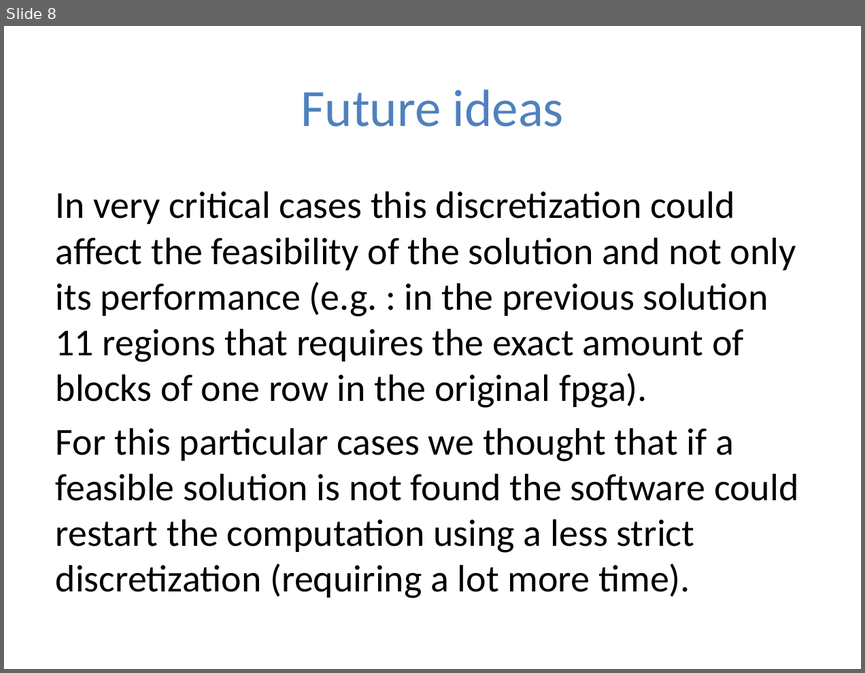
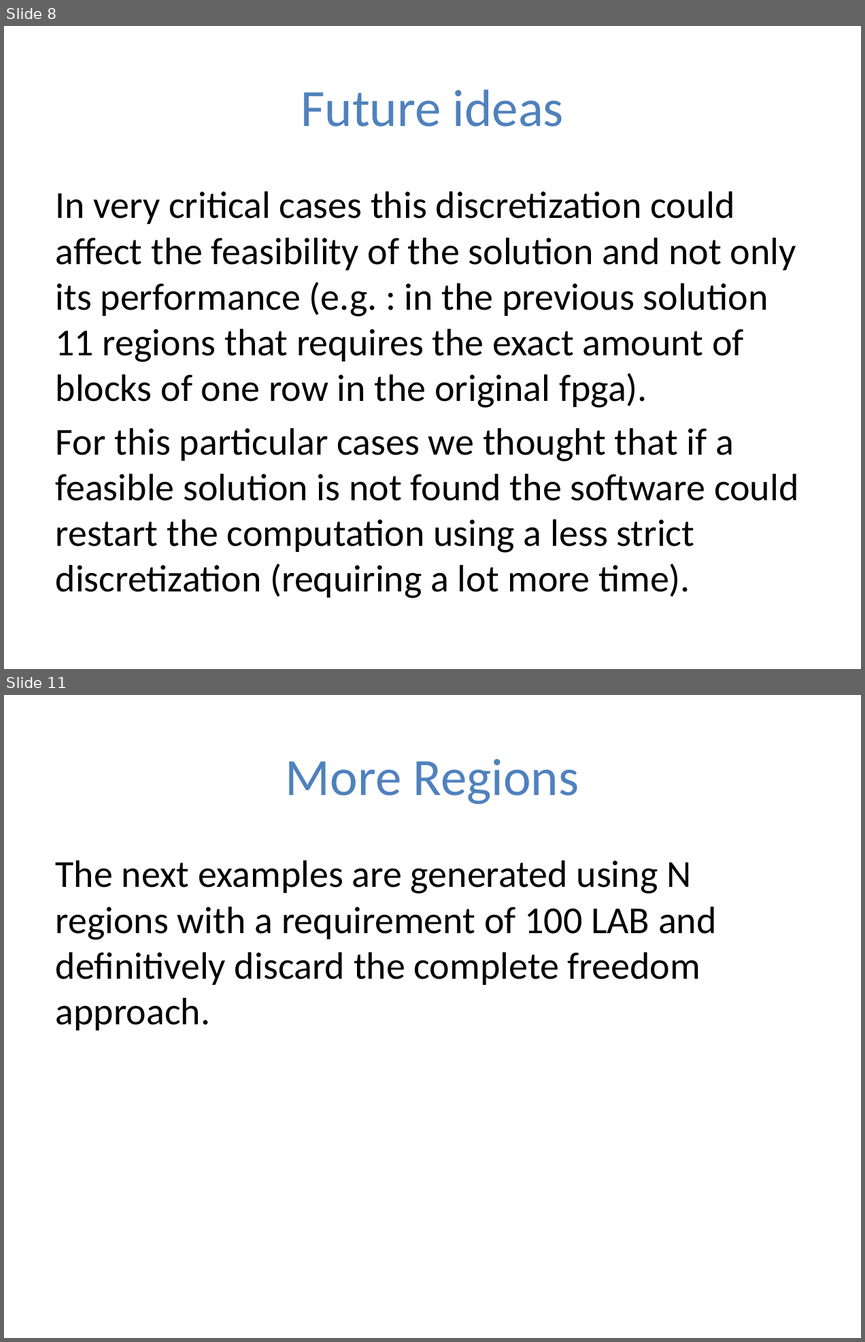
Before and after one commit to andreino7/FloorPlacer, a slide deck: ResultPresentation.pptx. Shown one above the other, each under a label of ours: slide 8 before the commit, slides 8 and 11 after it; the slides between them are not shown. The pictures are 865x673 and 865x1342 pixels, drawn with LibreOffice and Linux fonts; fonts in the diff are those of the drawing. Boxes give left, top, right and bottom in pixels: in the first picture for what was removed or moved away, otherwise in the second. Text is boxed around its words. In the diff, an @@ line names an element or a change of style, - is before the commit and + after.

```diff
--- a/ResultPresentation.pptx
+++ b/ResultPresentation.pptx
@@ slide 11 added at box(4, 695, 861, 1338), background #FFFFFF @@
@@ title added at box(286, 759, 579, 804), 44 pt, text #4F81BD @@
+More Regions
@@ text added at box(56, 860, 717, 1030), 32 pt, text #000000 @@
+The next examples are generated using N regions with a requirement of 100 LAB and definitively discard the complete freedom approach.
```
Also in this commit, not shown: 3 other slides added, 1 slide removed.
